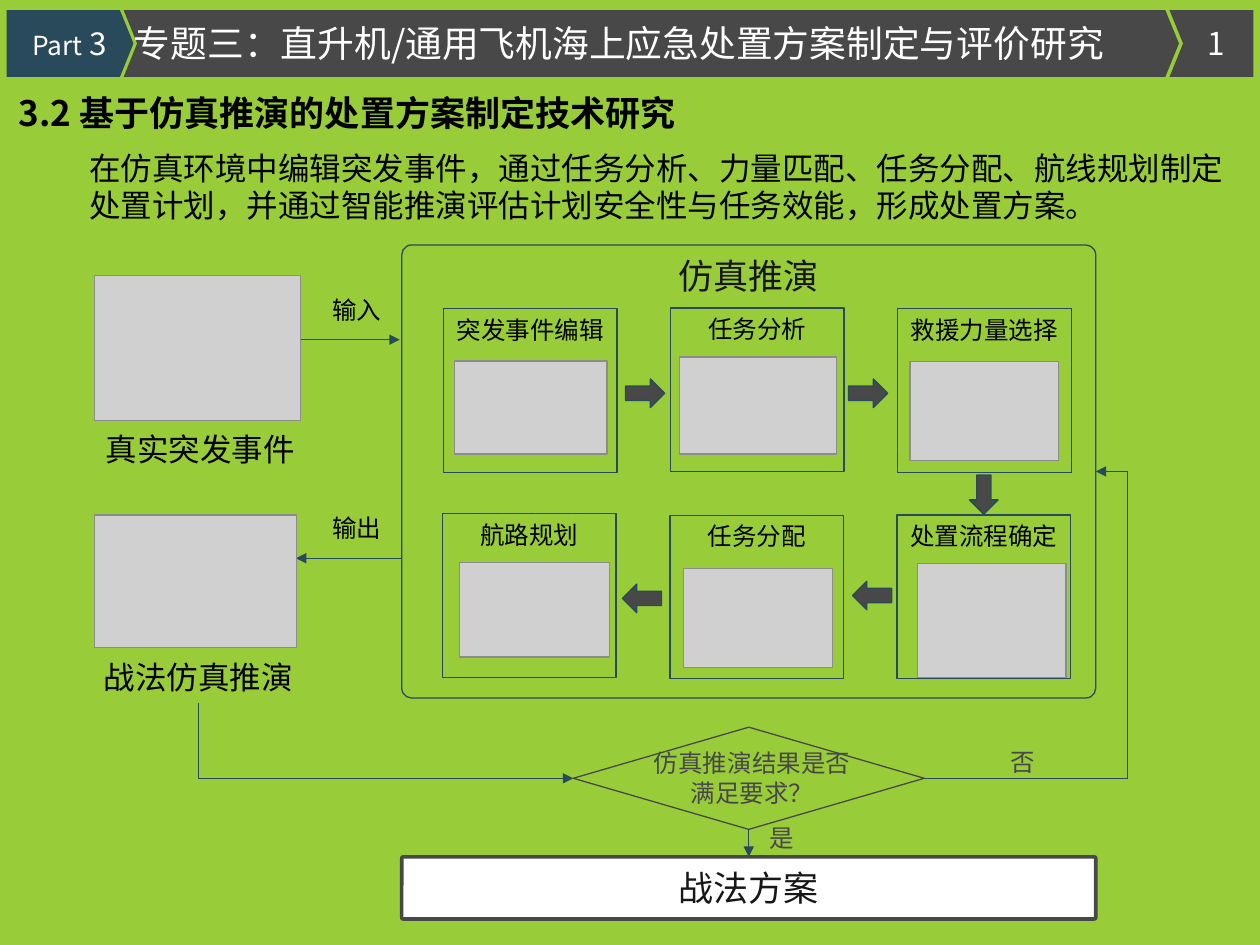
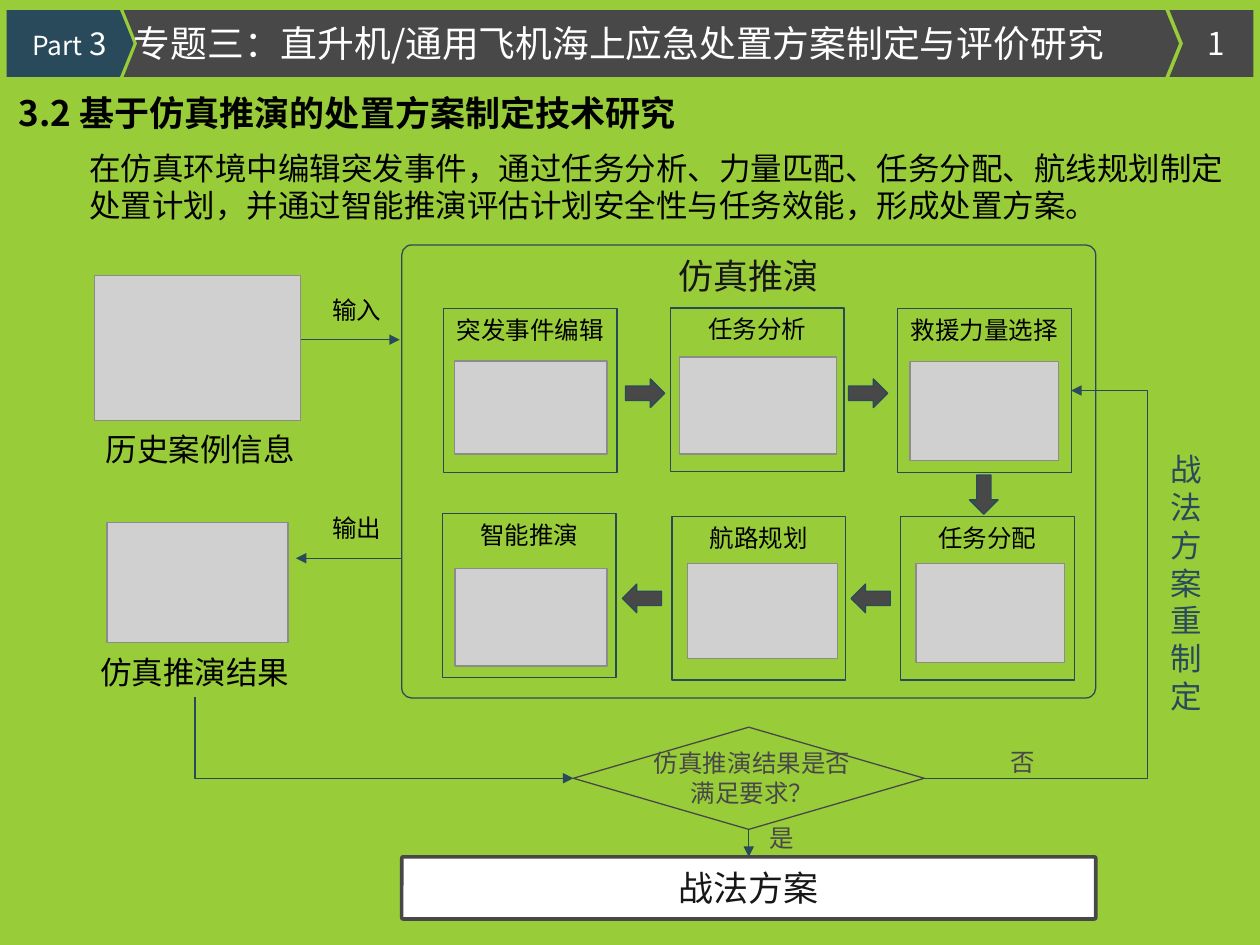
Before and after one commit to Yuyixiong-123/NowORNever1, a slide deck: slide 1 of 航空应急救援组织实施问题研究/photo/基于仿真推演的战法方案制定.pptx. Drawn at 1260x945 pixels with LibreOffice and Linux fonts; fonts in the diff are those of the drawing; grey boxes stand for pictures; background and template pictures are left out. Boxes give left, top, right and bottom in pixels: in the first picture for what was removed or moved away, otherwise in the second. Text is boxed around its words. In the diff, an @@ line names an element or a change of style, - is before the commit and + after.

```diff
--- a/航空应急救援组织实施问题研究/photo/基于仿真推演的战法方案制定.pptx
+++ b/航空应急救援组织实施问题研究/photo/基于仿真推演的战法方案制定.pptx
@@ elbow arrow moved from (925, 779) - (1096, 471) to (925, 779) - (1071, 391) @@
@@ text at <box>106,434,295,464</box>: text changed @@
-真实突发事件
+历史案例信息
@@ text added at <box>1171,455,1203,710</box>, 18 pt, text #294A5A @@
+战法方案重制定
@@ picture: place and size @@
-picture at <box>94,515,296,648</box>
+picture at <box>107,523,289,643</box>
@@ rectangle added at <box>442,514,616,678</box>, outline #294A5A 0.75 pt, 14 pt, text #000000 @@
+智能推演
@@ rectangle "航路规划": place and size @@
-rectangle "航路规划" at <box>442,514,616,678</box>
+rectangle "航路规划" at <box>672,517,845,680</box>
@@ rectangle removed at <box>897,515,1071,679</box> @@
-处置流程确定
@@ rectangle "任务分配": place and size @@
-rectangle "任务分配" at <box>670,515,844,679</box>
+rectangle "任务分配" at <box>901,517,1075,680</box>
@@ picture added at <box>455,568,607,665</box> @@
@@ picture: place and size @@
-picture at <box>460,562,610,656</box>
+picture at <box>687,563,837,658</box>
@@ picture: place and size @@
-picture at <box>684,568,833,668</box>
+picture at <box>916,563,1065,663</box>
@@ picture removed at <box>917,563,1066,677</box> @@
@@ right arrow: place and size @@
-right arrow at <box>853,581,892,610</box>
+right arrow at <box>850,585,890,614</box>
@@ text at <box>100,657,289,687</box>: text changed @@
-战法仿真推演
+仿真推演结果
@@ elbow arrow moved from (198, 703) - (573, 779) to (195, 698) - (573, 779) @@
```
Also in this commit, not shown: 10 other files.
